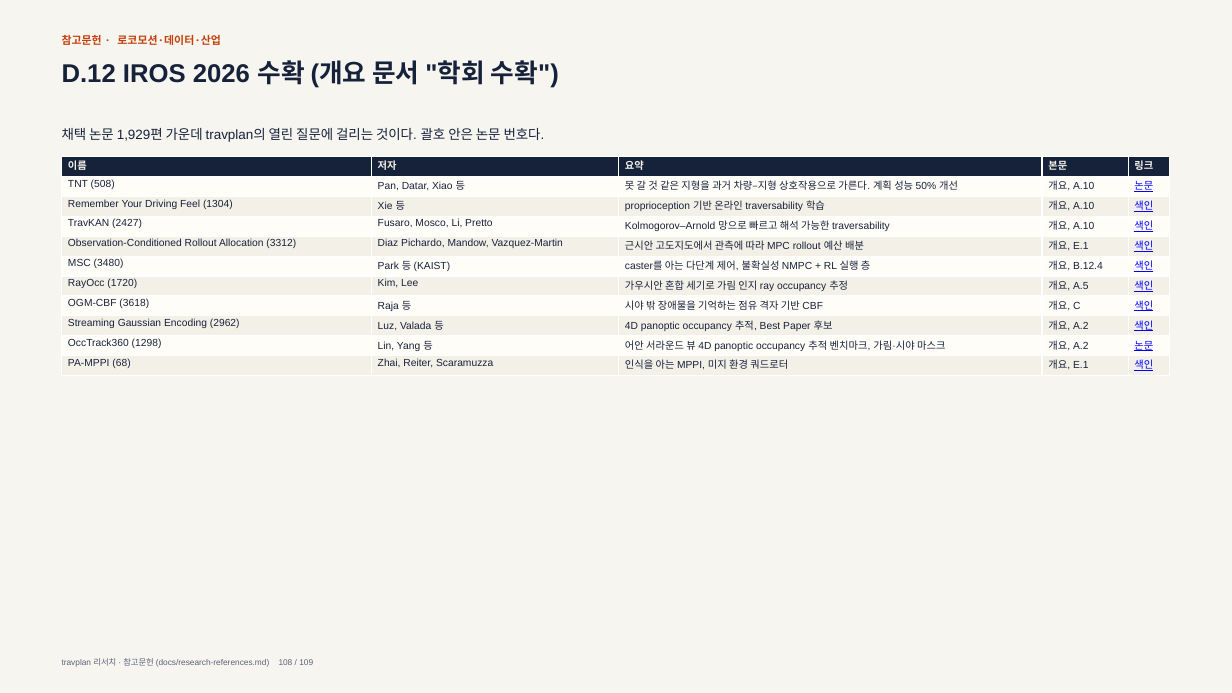
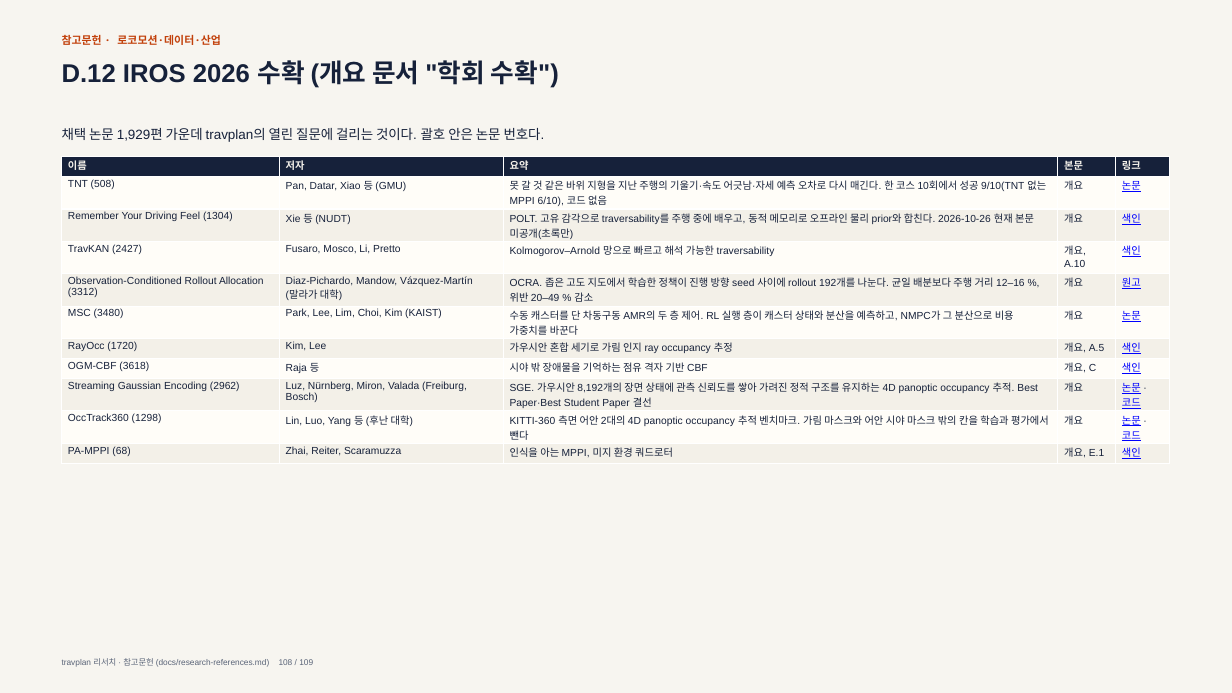
Before and after one commit to Geonhee-LEE/travplan-site, a slide deck: slide 108 of slides/research-references/research-references.pptx. Drawn at 1232x693 pixels with LibreOffice and Linux fonts; fonts in the diff are those of the drawing. Boxes give left, top, right and bottom in pixels: in the first picture for what was removed or moved away, otherwise in the second. Text is boxed around its words. In the diff, an @@ line names an element or a change of style, - is before the commit and + after.

```diff
--- a/slides/research-references/research-references.pptx
+++ b/slides/research-references/research-references.pptx
@@ table at bbox=[62, 157, 1170, 463] @@
-row 2: TNT (508) | Pan, Datar, Xiao 등 | 못 갈 것 같은 지형을 과거 차량–지형 상호작용으로 가른다. 계획 성능 50% 개선 | 개요, A.10 | 논문
+row 2: TNT (508) | Pan, Datar, Xiao 등 (GMU) | 못 갈 것 같은 바위 지형을 지난 주행의 기울기·속도 어긋남·자세 예측 오차로 다시 매긴다. 한 코스 10회에서 성공 9/10(TNT 없는 MPPI 6/10), 코드 없음 | 개요 | 논문
-row 3: Remember Your Driving Feel (1304) | Xie 등 | proprioception 기반 온라인 traversability 학습 | 개요, A.10 | 색인
+row 3: Remember Your Driving Feel (1304) | Xie 등 (NUDT) | POLT. 고유 감각으로 traversability를 주행 중에 배우고, 동적 메모리로 오프라인 물리 prior와 합친다. 2026-10-26 현재 본문 미공개(초록만) | 개요 | 색인
-row 5: Observation-Conditioned Rollout Allocation (3312) | Diaz Pichardo, Mandow, Vazquez-Martin | 근시안 고도지도에서 관측에 따라 MPC rollout 예산 배분 | 개요, E.1 | 색인
+row 5: Observation-Conditioned Rollout Allocation (3312) | Diaz-Pichardo, Mandow, Vázquez-Martín (말라가 대학) | OCRA. 좁은 고도 지도에서 학습한 정책이 진행 방향 seed 사이에 rollout 192개를 나눈다. 균일 배분보다 주행 거리 12–16 %, 위반 20–49 % 감소 | 개요 | 원고
-row 6: MSC (3480) | Park 등 (KAIST) | caster를 아는 다단계 제어, 불확실성 NMPC + RL 실행 층 | 개요, B.12.4 | 색인
+row 6: MSC (3480) | Park, Lee, Lim, Choi, Kim (KAIST) | 수동 캐스터를 단 차동구동 AMR의 두 층 제어. RL 실행 층이 캐스터 상태와 분산을 예측하고, NMPC가 그 분산으로 비용 가중치를 바꾼다 | 개요 | 논문
-row 9: Streaming Gaussian Encoding (2962) | Luz, Valada 등 | 4D panoptic occupancy 추적, Best Paper 후보 | 개요, A.2 | 색인
+row 9: Streaming Gaussian Encoding (2962) | Luz, Nürnberg, Miron, Valada (Freiburg, Bosch) | SGE. 가우시안 8,192개의 장면 상태에 관측 신뢰도를 쌓아 가려진 정적 구조를 유지하는 4D panoptic occupancy 추적. Best Paper·Best Student Paper 결선 | 개요 | 논문 · 코드
-row 10: OccTrack360 (1298) | Lin, Yang 등 | 어안 서라운드 뷰 4D panoptic occupancy 추적 벤치마크, 가림·시야 마스크 | 개요, A.2 | 논문
+row 10: OccTrack360 (1298) | Lin, Luo, Yang 등 (후난 대학) | KITTI-360 측면 어안 2대의 4D panoptic occupancy 추적 벤치마크. 가림 마스크와 어안 시야 마스크 밖의 칸을 학습과 평가에서 뺀다 | 개요 | 논문 · 코드
```
Also in this commit, not shown: 25 other files.
